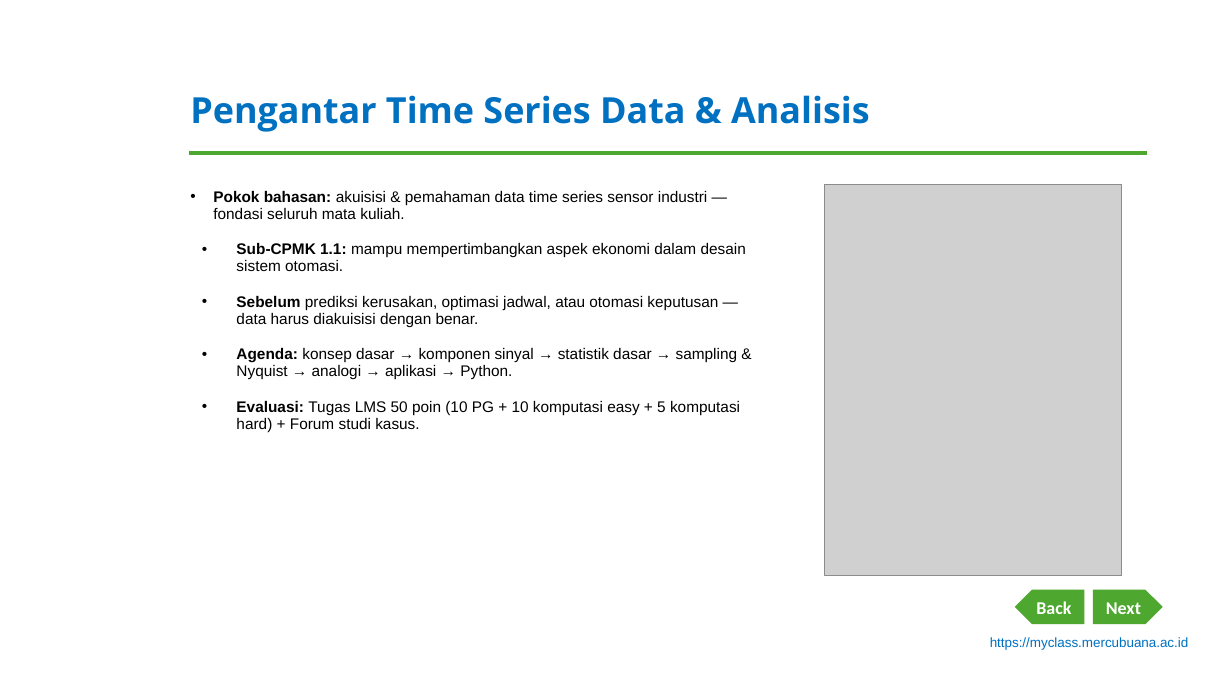
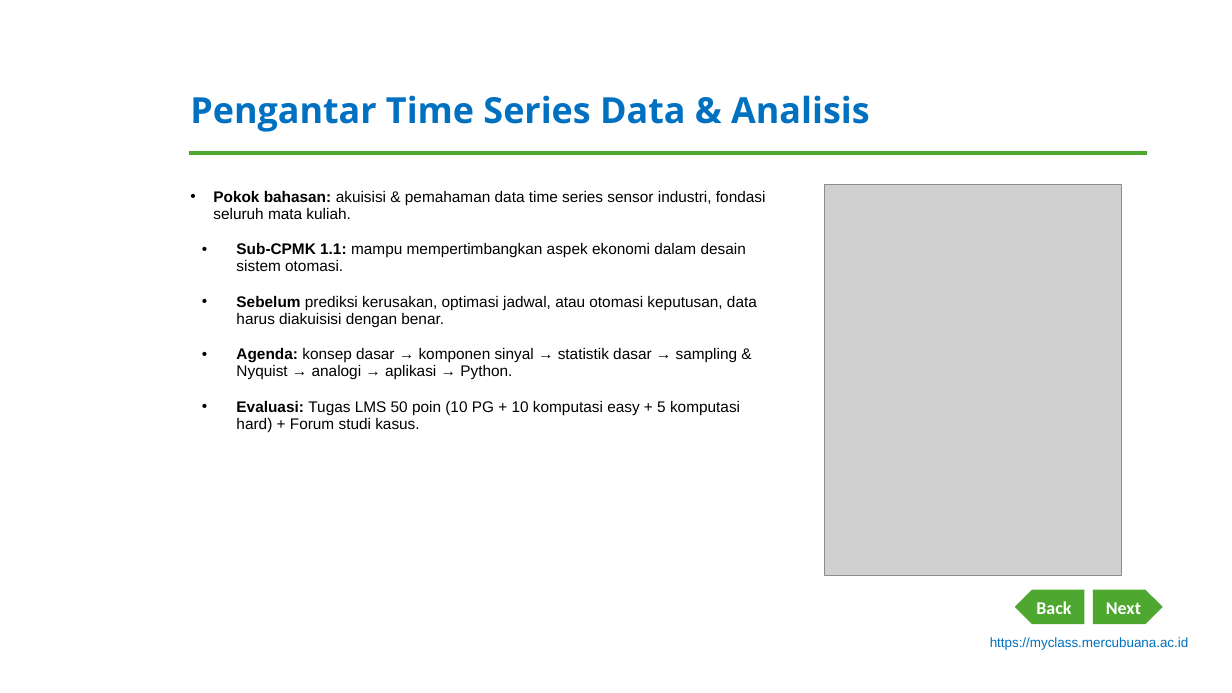
Before and after one commit to dedik-romahadi/Mechanical-Engineering-Courses, a slide deck: slide 2 of Optimalisasi-dan-Automasi/Modul-Word/Modul-1-Pengantar-Time-Series-Data.pptx. Drawn at 1232x693 pixels with LibreOffice and Linux fonts; fonts in the diff are those of the drawing; grey boxes stand for pictures; background and template pictures are left out. Boxes give left, top, right and bottom in pixels: in the first picture for what was removed or moved away, otherwise in the second. Text is boxed around its words. In the diff, an @@ line names an element or a change of style, - is before the commit and + after.

```diff
--- a/Optimalisasi-dan-Automasi/Modul-Word/Modul-1-Pengantar-Time-Series-Data.pptx
+++ b/Optimalisasi-dan-Automasi/Modul-Word/Modul-1-Pengantar-Time-Series-Data.pptx
@@ text at <box>213,191,766,219</box>: text changed @@
-• Pokok bahasan: akuisisi & pemahaman data time series sensor industri — fondasi seluruh mata kuliah.
+• Pokok bahasan: akuisisi & pemahaman data time series sensor industri, fondasi seluruh mata kuliah.
@@ text at <box>236,296,757,327</box>: text changed @@
-• Sebelum prediksi kerusakan, optimasi jadwal, atau otomasi keputusan — data harus diakuisisi dengan benar.
+• Sebelum prediksi kerusakan, optimasi jadwal, atau otomasi keputusan, data harus diakuisisi dengan benar.
```
Also in this commit, not shown: 8 other slides changed, 1 other file.
